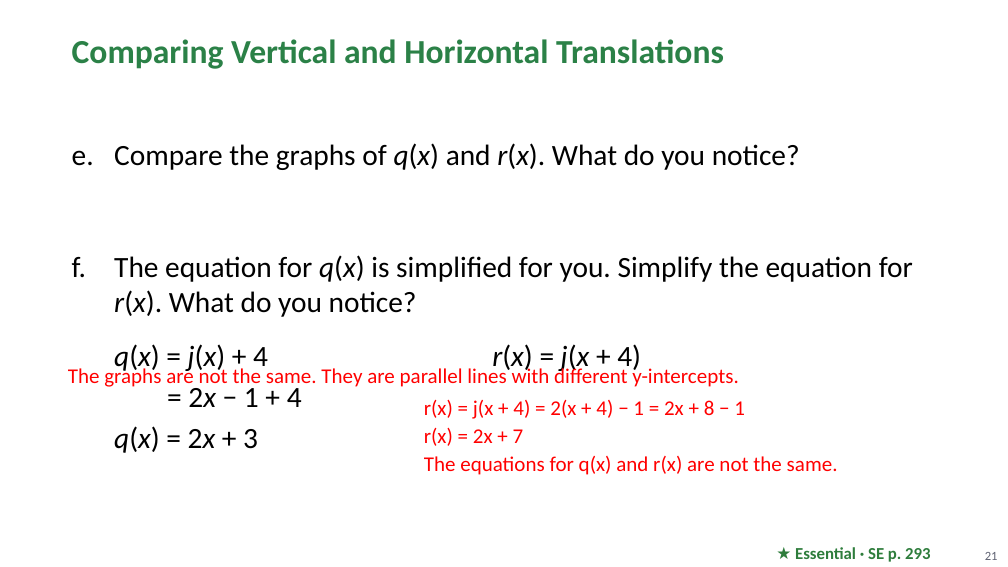
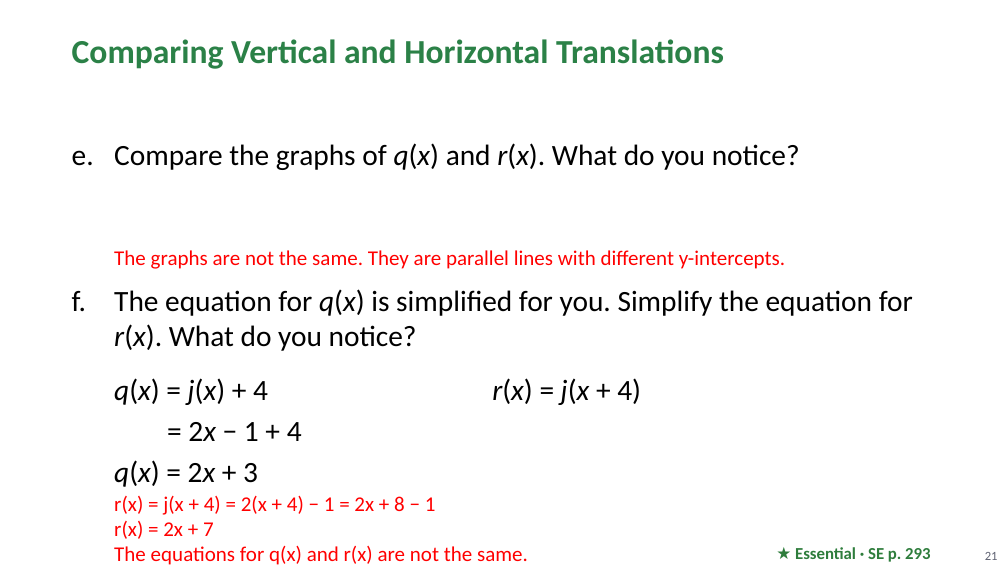
Before and after one commit to Apolloat2022/Algebra1M2U1L4, a slide deck: slide 21 of Module 2 topic 2/BLMathematics_AlgI_M2_T2_L2_LessonSlides_ENG_with_answers.pptx. Drawn at 1008x567 pixels with LibreOffice and Linux fonts; fonts in the diff are those of the drawing; background and template pictures are left out. Boxes give left, top, right and bottom in pixels: in the first picture for what was removed or moved away, otherwise in the second. Text is boxed around its words. In the diff, an @@ line names an element or a change of style, - is before the commit and + after.

```diff
--- a/Module 2 topic 2/BLMathematics_AlgI_M2_T2_L2_LessonSlides_ENG_with_answers.pptx
+++ b/Module 2 topic 2/BLMathematics_AlgI_M2_T2_L2_LessonSlides_ENG_with_answers.pptx
@@ text at [114, 250, 785, 269]: paragraph added @@
+      The graphs are not the same. They are parallel lines with different y-intercepts.
@@ text removed at [68, 366, 738, 390] @@
-The graphs are not the same. They are parallel lines with different y-intercepts.
@@ text removed at [424, 400, 838, 475] @@
-r(x) = j(x + 4) = 2(x + 4) − 1 = 2x + 8 − 1
-r(x) = 2x + 7
-The equations for q(x) and r(x) are not the same.
@@ text at [114, 496, 528, 565]: paragraph added @@
+      r(x) = j(x + 4) = 2(x + 4) − 1 = 2x + 8 − 1
+      r(x) = 2x + 7
+      The equations for q(x) and r(x) are not the same.
```
Also in this commit, not shown: 5 other slides changed, 4 other files.
